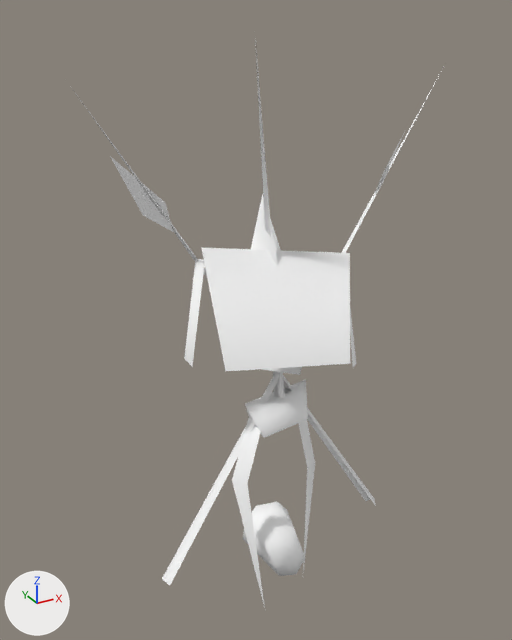
Two versions of the glTF model public/3d/item/model__item__room.ofs_3319_0/3319IMIG09_08.gltf, one commit apart.
Camera for both pictures: a 50 mm lens placed at (-1.015, -1.694, 1.711), pointed at (-0.037, 0.084, 0.822). Lighting does not change. The marker at lower left points along +X, +Y and +Z. The first picture is the older version.

Names of what the first picture shows: '3319IMIG09_08'.
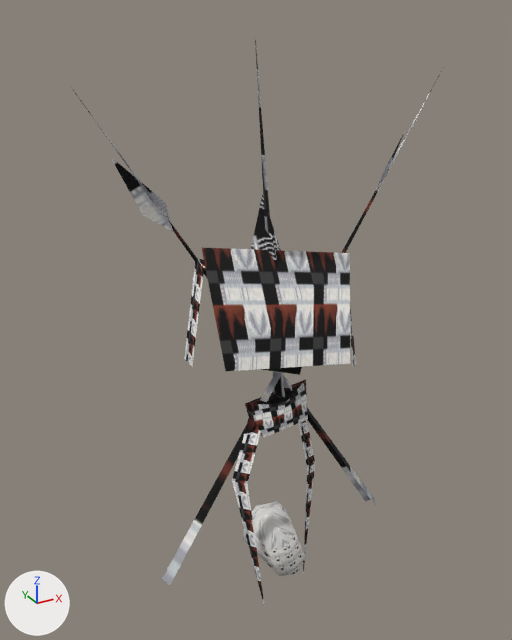
Where the change shows, as pixel boxes [x1, y1, x2, y2] in the pictures (512 x 640 px):
'3319IMIG09_08', surface changed (darker): [75, 40, 440, 604] in both

Edits to the bpy script that builds the scene:
```text
Add img_imig09_08_0:
    img_imig09_08_0 = load_image('imig09_08_0', '_unpacked/imig09_08_0', 32, 32, 'sRGB')
Add img_imig09_08_1:
    img_imig09_08_1 = load_image('imig09_08_1', '_unpacked/imig09_08_1', 32, 32, 'sRGB')
Add img_imig09_08_2:
    img_imig09_08_2 = load_image('imig09_08_2', '_unpacked/imig09_08_2', 32, 64, 'sRGB')
Change mat_imig09_08_2:
    remove mat_imig09_08_2.base_color = (1.0, 1.0, 1.0)  # white #ffffff
    add mat_imig09_08_2.texture = img_imig09_08_2
Change mat_imig09_08_1:
    remove mat_imig09_08_1.base_color = (1.0, 1.0, 1.0)  # white #ffffff
    add mat_imig09_08_1.texture = img_imig09_08_1
Change mat_imig09_08_0:
    remove mat_imig09_08_0.base_color = (1.0, 1.0, 1.0)  # white #ffffff
    add mat_imig09_08_0.texture = img_imig09_08_0
```
